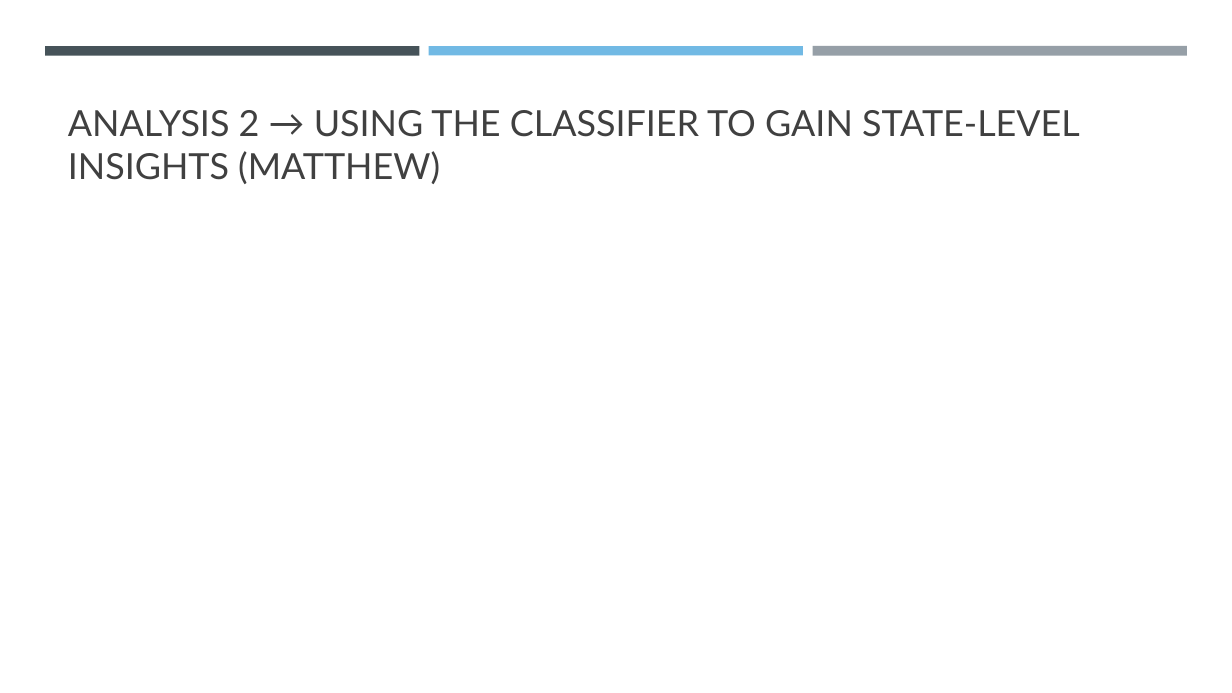
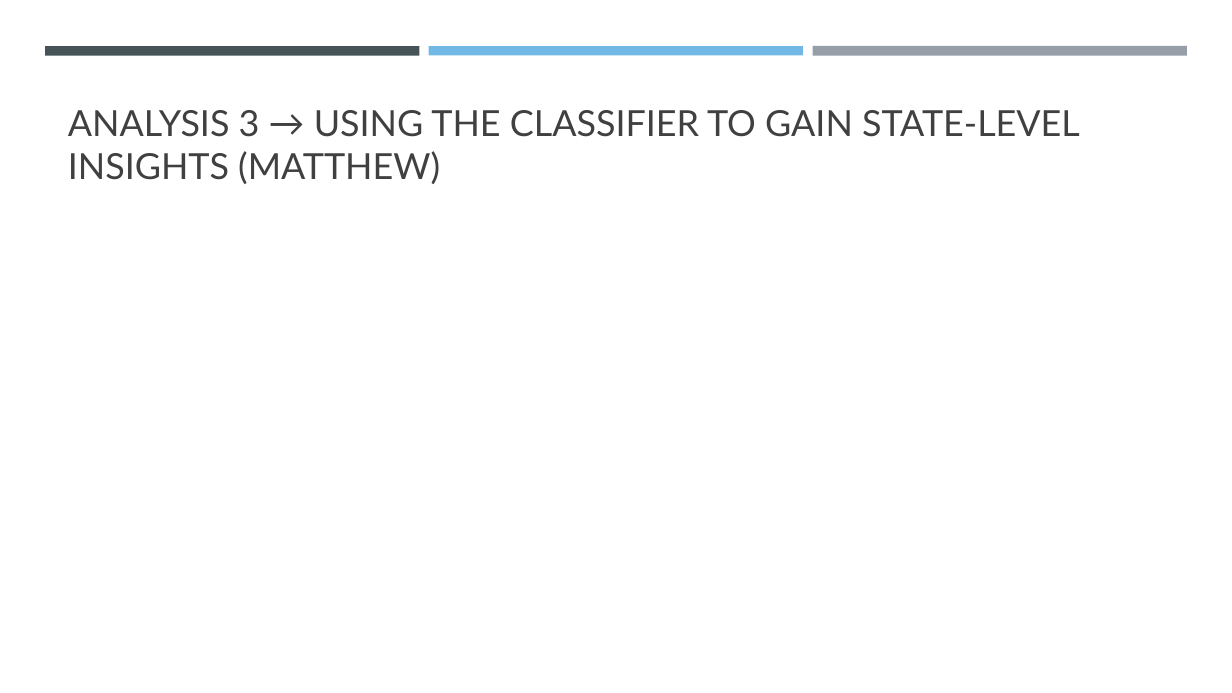
Before and after one commit to MLOpioidProjectCode/project_code, a slide deck: slide 8 of presentation/opioid_powerpoint.pptx (slide 7 before the commit). Drawn at 1232x693 pixels with LibreOffice and Linux fonts; fonts in the diff are those of the drawing. Boxes give left, top, right and bottom in pixels: in the first picture for what was removed or moved away, otherwise in the second. Text is boxed around its words. In the diff, an @@ line names an element or a change of style, - is before the commit and + after.

```diff
--- a/presentation/opioid_powerpoint.pptx
+++ b/presentation/opioid_powerpoint.pptx
@@ title at [68,110,1080,184]: text changed @@
-ANALYSIS 2 → USING THE CLASSIFIER TO GAIN STATE-LEVEL INSIGHTS (MATTHEW)
+ANALYSIS 3 → USING THE CLASSIFIER TO GAIN STATE-LEVEL INSIGHTS (MATTHEW)
```
Also in this commit, not shown: 3 other slides changed, 1 slide added, 2 slides removed.
